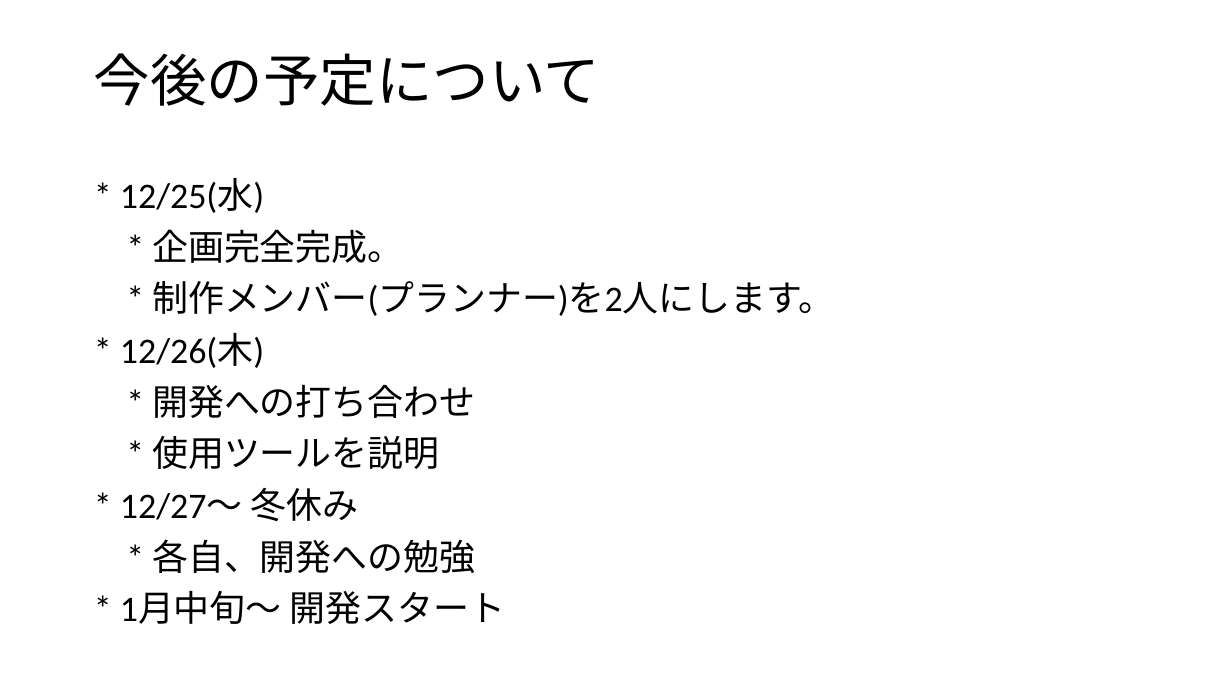
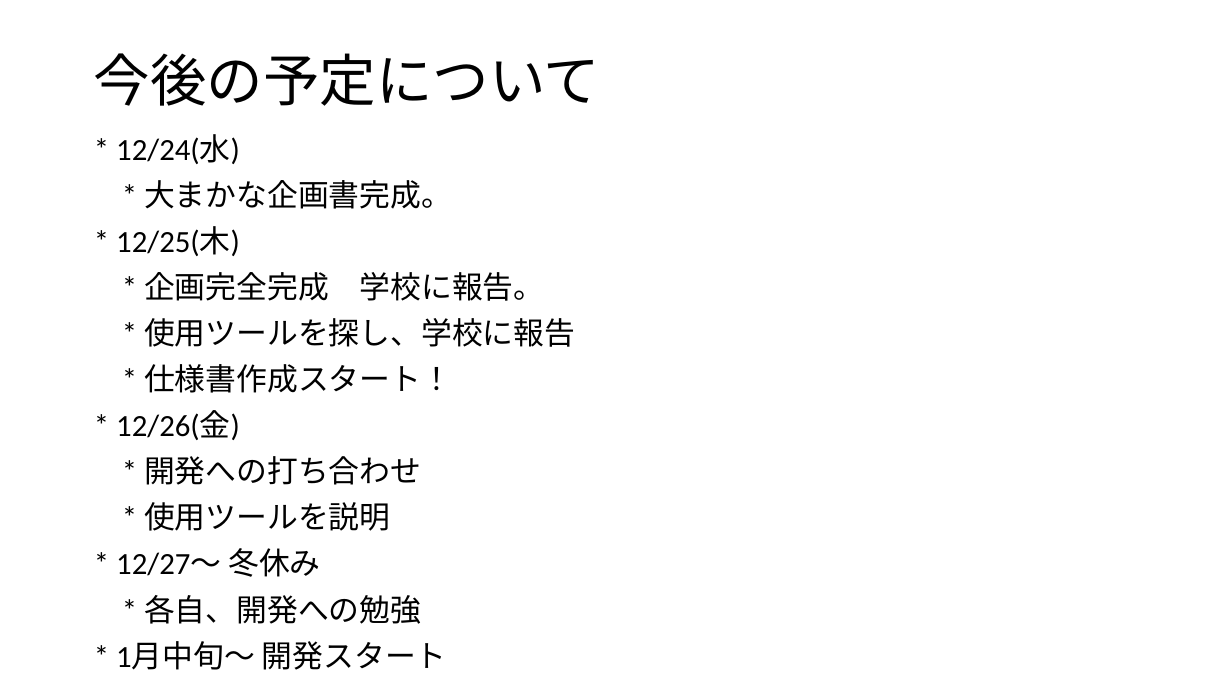
Before and after one commit to RewHiro/PicGather-Project, a slide deck: slide 12 of Doc/ゲーム企画書.pptx (slide 7 before the commit). Drawn at 1232x693 pixels with LibreOffice and Linux fonts; fonts in the diff are those of the drawing. Boxes give left, top, right and bottom in pixels: in the first picture for what was removed or moved away, otherwise in the second. Text is boxed around its words. In the diff, an @@ line names an element or a change of style, - is before the commit and + after.

Commit message:
企画内容を追加。内容 : 自然災害、CO2、雰囲気

```diff
--- a/Doc/ゲーム企画書.pptx
+++ b/Doc/ゲーム企画書.pptx
@@ text "* 12/24(水)": place and size @@
-text "* 12/24(水)" at (120, 178, 834, 624)
+text "* 12/24(水)" at (116, 134, 575, 624)
@@ text at (116, 134, 575, 440): text changed; size 28 to 24 pt @@
-* 12/25(水)
-* 企画完全完成。
-* 制作メンバー(プランナー)を2人にします。
-* 12/26(木)
+* 12/24(水)
+* 大まかな企画書完成。
+* 12/25(木)
+* 企画完全完成 学校に報告。
+* 使用ツールを探し、学校に報告
+* 仕様書作成スタート！
+* 12/26(金)
@@ text at (116, 456, 421, 624): size 28 to 24 pt in "* 開発への打ち合わせ", "* 使用ツールを説明", "* 12/27～ 冬休み", "* 各自、開発への勉強" and 1 more places @@
```
Also in this commit, not shown: 2 other slides changed, 5 slides added, 1 other file.
